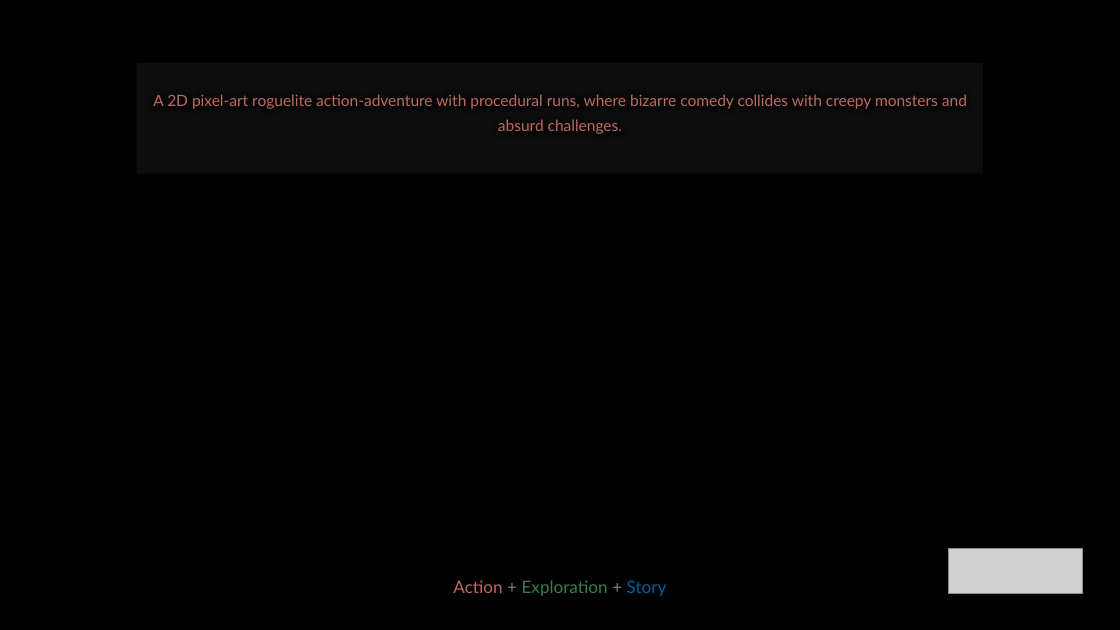
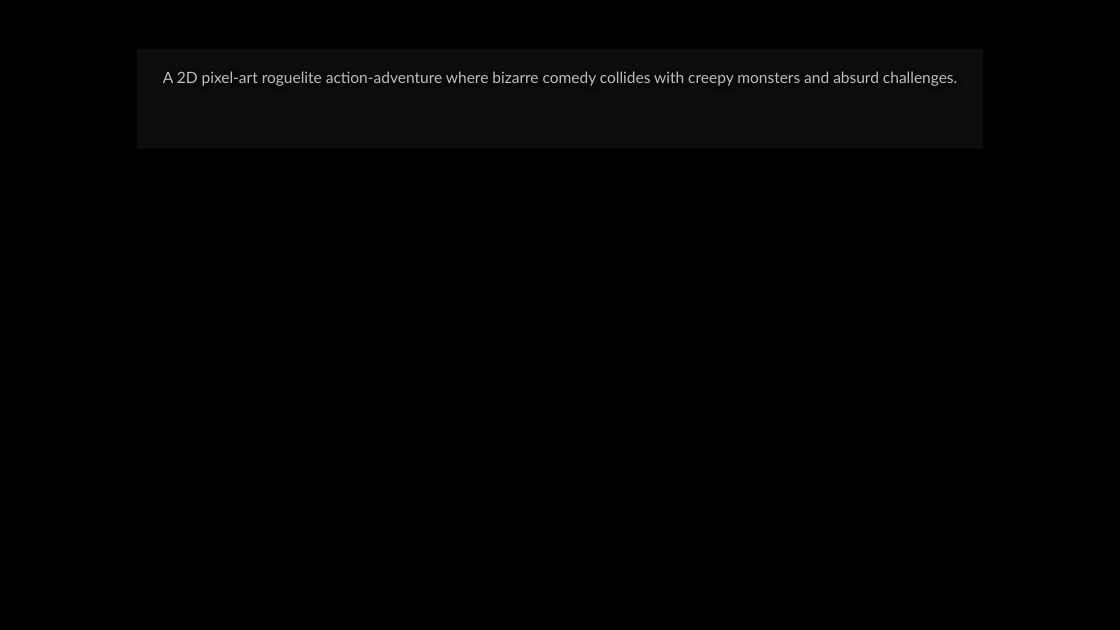
Before and after one commit to diegohcanepa/Remizione, a slide deck: slide 2 of Pitch Deck.pptx. Drawn at 1120x630 pixels with LibreOffice and Linux fonts; fonts in the diff are those of the drawing; grey boxes stand for pictures; background and template pictures are left out. Boxes give left, top, right and bottom in pixels: in the first picture for what was removed or moved away, otherwise in the second. Text is boxed around its words. In the diff, an @@ line names an element or a change of style, - is before the commit and + after.

```diff
--- a/Pitch Deck.pptx
+++ b/Pitch Deck.pptx
@@ rectangle: place and size @@
-rectangle at (137, 63, 983, 174)
+rectangle at (137, 48, 983, 148)
@@ subtitle at (163, 71, 957, 86): text changed; text colour #BD6A62 to #BFBFBF @@
-A 2D pixel-art roguelite action-adventure with procedural runs, where bizarre comedy collides with creepy monsters and absurd challenges.
+A 2D pixel-art roguelite action-adventure where bizarre comedy collides with creepy monsters and absurd challenges.
@@ picture removed at (949, 548, 1083, 594) @@
@@ text removed at (453, 580, 667, 596) @@
-Action + Exploration + Story
```
Also in this commit, not shown: 12 other slides changed, 1 slide removed, 18 other files.
